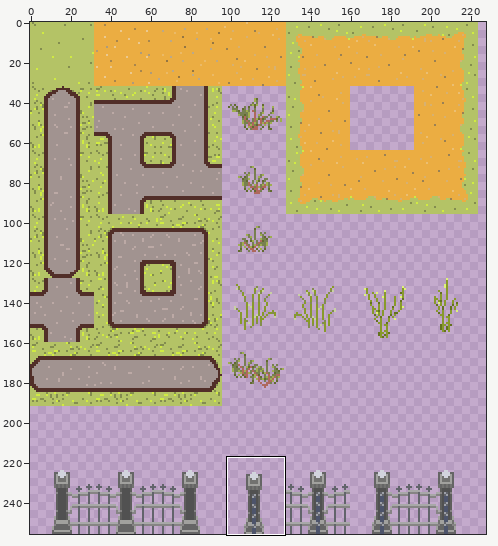
A sprite sheet gets an edit: Assets/Sprites/Tiles/Map_Assets.png. Above, an overview of the earlier version with the close-up marked.
Close-up. Before the edit:
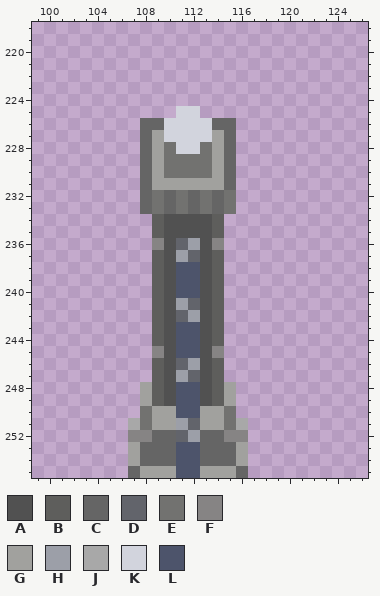
The file is 256x256 pixels. Colours within 5 levels of each other are drawn and written as one. Shown: x 99..126, y 218..255. The wide view leaves out empty margins.
Palette (. is transparent): A #515151  B #5e5e5c  C #656565  D #62646b  E #727270  F #868484  G #a1a19e  H #9c9fa8  J #a8a8a8  K #d2d4dd  L #4d546b
Pixels before, first column x 107:
225 ....KK....
226 .CCKKKKCC.
227 .CGKKKKGC.
228 .CGEKKEGC.
229 .CGEEEEGC.
230 .CGEEEEGC.
231 .CGGGGGGC.
232 .CECECECE.
233 .CECECECE.
234 ..BAAAAB..
235 ..BAAAAB..
236 ..FADHAF..
237 ..BAHDAB..
238 ..BALLAB..
239 ..BALLAB..
240 ..BALLAB..
241 ..BAHDAB..
242 ..BADHAB..
243 ..BALLAB..
244 ..BALLAB..
245 ..FALLAF..
246 ..BADHAB..
247 ..BAHDAB..
248 .GBALLABG.
249 .GBALLABG.
250 .EGGLLGGE.
251 JEGGHDGGEJ
252 FFCCDHCCFF
253 GCCCLLCCCG
254 GCCCLLCCCG
255 CGGGLLGGGC
The result:
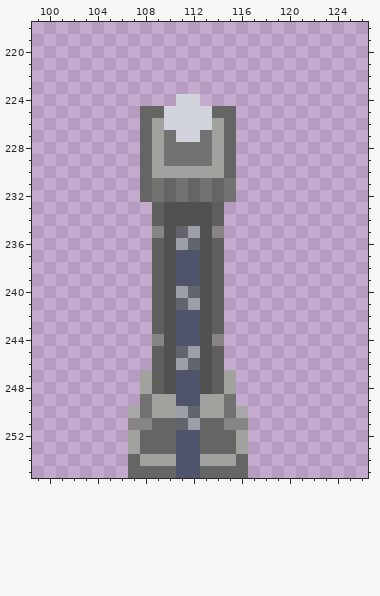
Changes in this commit:
{"y":224,"x":111,"old":"..","new":"KK"}
{"y":225,"x":108,"old":"...","new":"CCK"}
{"y":225,"x":113,"old":"...","new":"KCC"}
{"y":226,"x":109,"old":"C","new":"G"}
{"y":226,"x":114,"old":"C","new":"G"}
{"y":227,"x":110,"old":"K","new":"E"}
{"y":227,"x":113,"old":"K","new":"E"}
{"y":228,"x":111,"old":"KK","new":"EE"}
{"y":230,"x":110,"old":"EEEE","new":"GGGG"}
{"y":231,"x":109,"old":"GGGGGGC","new":"ECECECE"}
{"y":233,"x":108,"old":"CECECECE","new":".BAAAAB."}
{"y":235,"x":109,"old":"B","new":"F"}
{"y":235,"x":111,"old":"AA","new":"DH"}
{"y":235,"x":114,"old":"B","new":"F"}
{"y":236,"x":109,"old":"F","new":"B"}
{"y":236,"x":111,"old":"DH","new":"HD"}
{"y":236,"x":114,"old":"F","new":"B"}
{"y":237,"x":111,"old":"HD","new":"LL"}
{"y":240,"x":111,"old":"LL","new":"HD"}
{"y":241,"x":111,"old":"HD","new":"DH"}
{"y":242,"x":111,"old":"DH","new":"LL"}
{"y":244,"x":109,"old":"B","new":"F"}
{"y":244,"x":114,"old":"B","new":"F"}
{"y":245,"x":109,"old":"F","new":"B"}
{"y":245,"x":111,"old":"LL","new":"DH"}
{"y":245,"x":114,"old":"F","new":"B"}
{"y":246,"x":111,"old":"DH","new":"HD"}
{"y":247,"x":108,"old":".","new":"G"}
{"y":247,"x":111,"old":"HD","new":"LL"}
{"y":247,"x":115,"old":".","new":"G"}
{"y":249,"x":108,"old":"GBA","new":"EGG"}
{"y":249,"x":113,"old":"ABG","new":"GGE"}
{"y":250,"x":107,"old":".","new":"J"}
{"y":250,"x":111,"old":"LL","new":"HD"}
{"y":250,"x":116,"old":".","new":"J"}
{"y":251,"x":107,"old":"JEGGHDGGEJ","new":"FFCCDHCCFF"}
{"y":252,"x":107,"old":"FF","new":"GC"}
{"y":252,"x":111,"old":"DH","new":"LL"}
{"y":252,"x":115,"old":"FF","new":"CG"}
{"y":254,"x":107,"old":"GCCC","new":"CGGG"}
{"y":254,"x":113,"old":"CCCG","new":"GGGC"}
{"y":255,"x":108,"old":"GGG","new":"CCC"}
{"y":255,"x":113,"old":"GGG","new":"CCC"}
{"label":"changed","picture_box":[128,94,248,478]}
